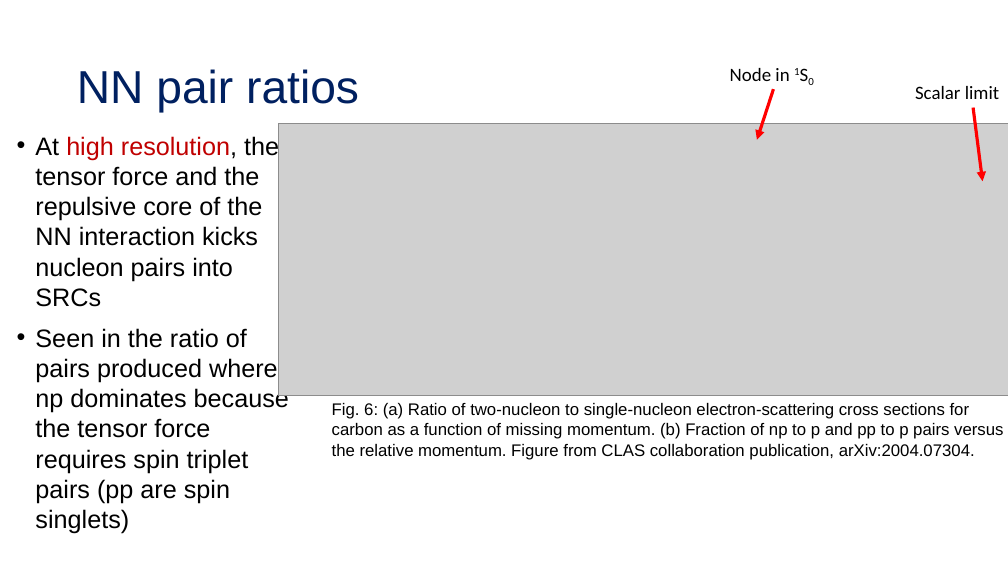
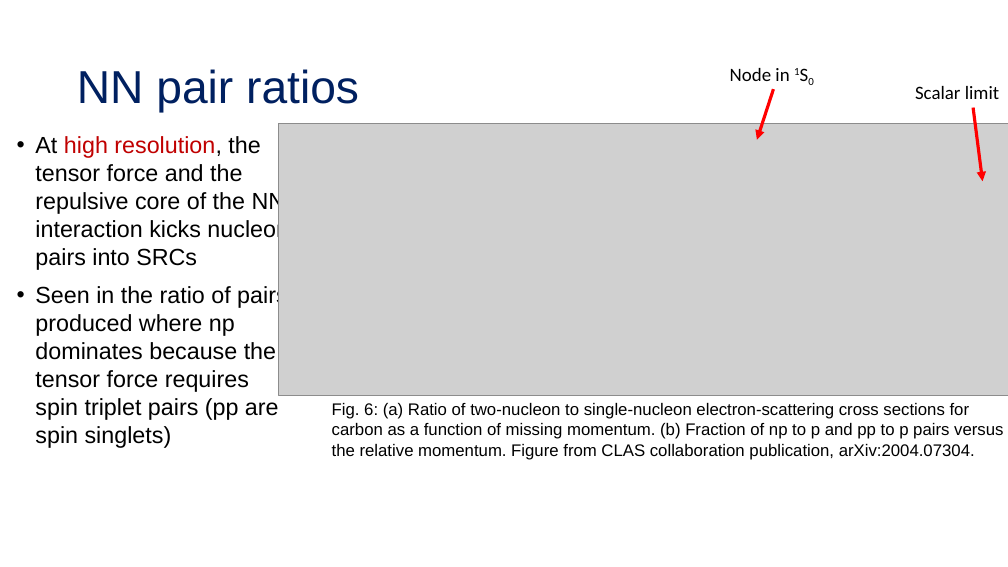
Before and after one commit to tropiano4/tropiano-srg, a slide deck: slide 19 of Presentations/DNP_October2020/tropiano_dnp_october2020.pptx. Drawn at 1008x567 pixels with LibreOffice and Linux fonts; fonts in the diff are those of the drawing; grey boxes stand for pictures. Boxes give left, top, right and bottom in pixels: in the first picture for what was removed or moved away, otherwise in the second. Text is boxed around its words. In the diff, an @@ line names an element or a change of style, - is before the commit and + after.

```diff
--- a/Presentations/DNP_October2020/tropiano_dnp_october2020.pptx
+++ b/Presentations/DNP_October2020/tropiano_dnp_october2020.pptx
@@ text "At high resolution, the tensor ..." at (35,136,289,448): size 24 to 22.2 pt @@
```
Also in this commit, not shown: 4 other slides changed.
